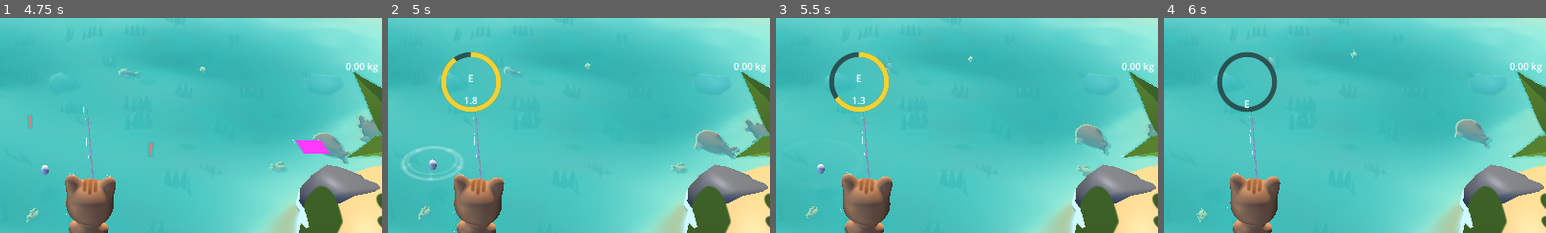
Above: before the commit, frames 1-4 (left to right).
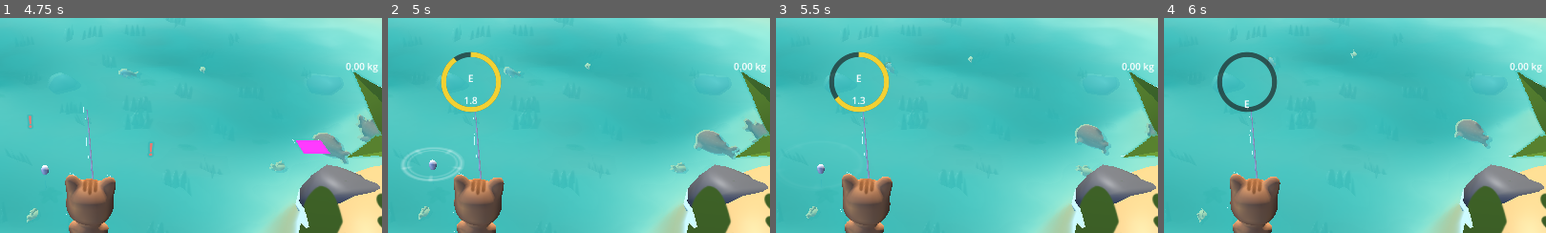
Above: after the commit, the same moments.

Repository: GoodGuyNoone/Juniper-Dev-Game-Jam
Game: Godot game, scene res://scenes/opening/splash.tscn
The game is run twice, just before and just after one commit, with the same random seed, the same clock (stepped at 60 frames per second) and the same inputs.
Inputs (mouse positions are % of the whole screen's width and height, from its top left):
- Up to frame 1 (4.75 s): tap Enter (ui_accept) at 0.5, 0.77, 4.52 s; move the mouse to (72, 45) at 0.52 s; hold Right (ui_right) 0.53-1.25 s; tap E (interact) at 0.6, 2.85, 4.35 s; click (72, 45) at 0.67 s; click "New Game" at 1.25 s; drag from (30, 55) to (45, 70) at 2.02 s; move the mouse to (60, 28) at 2.77 s; hold Right (ui_right) 2.78-3.5 s; drag from (45, 70) to (20, 35) at 3.52 s; move the mouse to (80, 65) at 4.27 s; hold Left (ui_left) from 4.28 s (still down)
- Up to frame 2 (5 s): keep holding Left (ui_left)
- Up to frame 3 (5.5 s): release Left (ui_left) at 5 s; drag from (20, 35) to (35, 25) at 5.02 s
- Up to frame 4 (6 s): move the mouse to (55, 50) at 5.77 s; hold Down (ui_down) from 5.78 s (still down); tap E (interact) at 5.85 s; click (55, 50) at 5.92 s
The pictures show only the part of the screen within x 39-89%, y 35-85%; the shares and areas given below are measured in that part.

Frame 1 is identical in both runs. In frame 2, 0.3% of the frame differs, in the area x 4-19%, y 59-76%; in frame 3, less than 0.1%; in frame 4, nothing differs.

Commit message:
-minor fix

Diff:
--- a/scenes/gameplay/effects/WaterSplash.tscn
+++ b/scenes/gameplay/effects/WaterSplash.tscn
@@ -54,8 +54,7 @@
 [node name="Splash" type="GPUParticles3D" parent="." unique_id=1098575445]
 unique_name_in_owner = true
 material_override = SubResource("ShaderMaterial_xerqv")
-amount = 1
-lifetime = 0.5
+amount = 4
 explosiveness = 0.8
 process_material = SubResource("ParticleProcessMaterial_r81qg")
 draw_pass_1 = SubResource("QuadMesh_3hlqi")
--- a/scenes/gameplay/world/buoy.tscn
+++ b/scenes/gameplay/world/buoy.tscn
@@ -14,5 +14,6 @@
 [node name="bobber2" parent="Visuals" unique_id=1893183839 instance=ExtResource("2_lx8cx")]
 transform = Transform3D(1.5, 0, 0, 0, 1.5, 0, 0, 0, 1.5, 0, 0, 0)
 
-[node name="WaterSplash" parent="Visuals" unique_id=2107191938 instance=ExtResource("3_kwwvy")]
+[node name="WaterSplash" parent="." unique_id=2107191938 instance=ExtResource("3_kwwvy")]
+unique_name_in_owner = true
 transform = Transform3D(1, 0, 0, 0, 1, 0, 0, 0, 1, 0, 0.1, 0)
--- a/scripts/gameplay/world/buoy.gd
+++ b/scripts/gameplay/world/buoy.gd
@@ -11,8 +11,8 @@
 var _base_visuals_y := 0.0
 var _time_passed := 0.0
 
-@onready var visuals: Node3D = $Visuals
-@onready var water_splash: WaterSplashFeedback = $Visuals/WaterSplash
+@onready var visuals: Node3D = %Visuals
+@onready var water_splash: WaterSplashFeedback = %WaterSplash
 
 
 func _process(delta: float) -> void:
